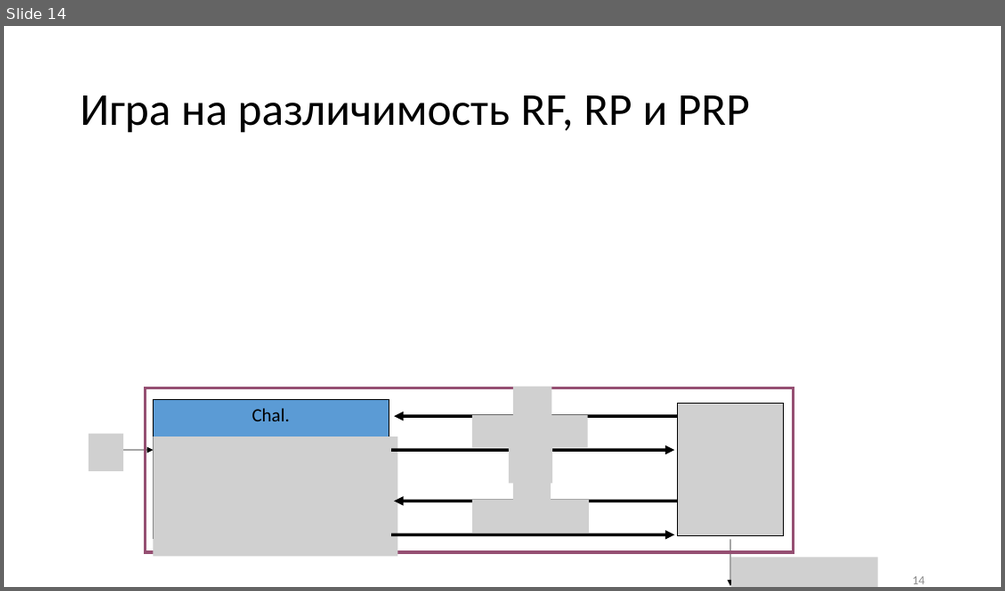
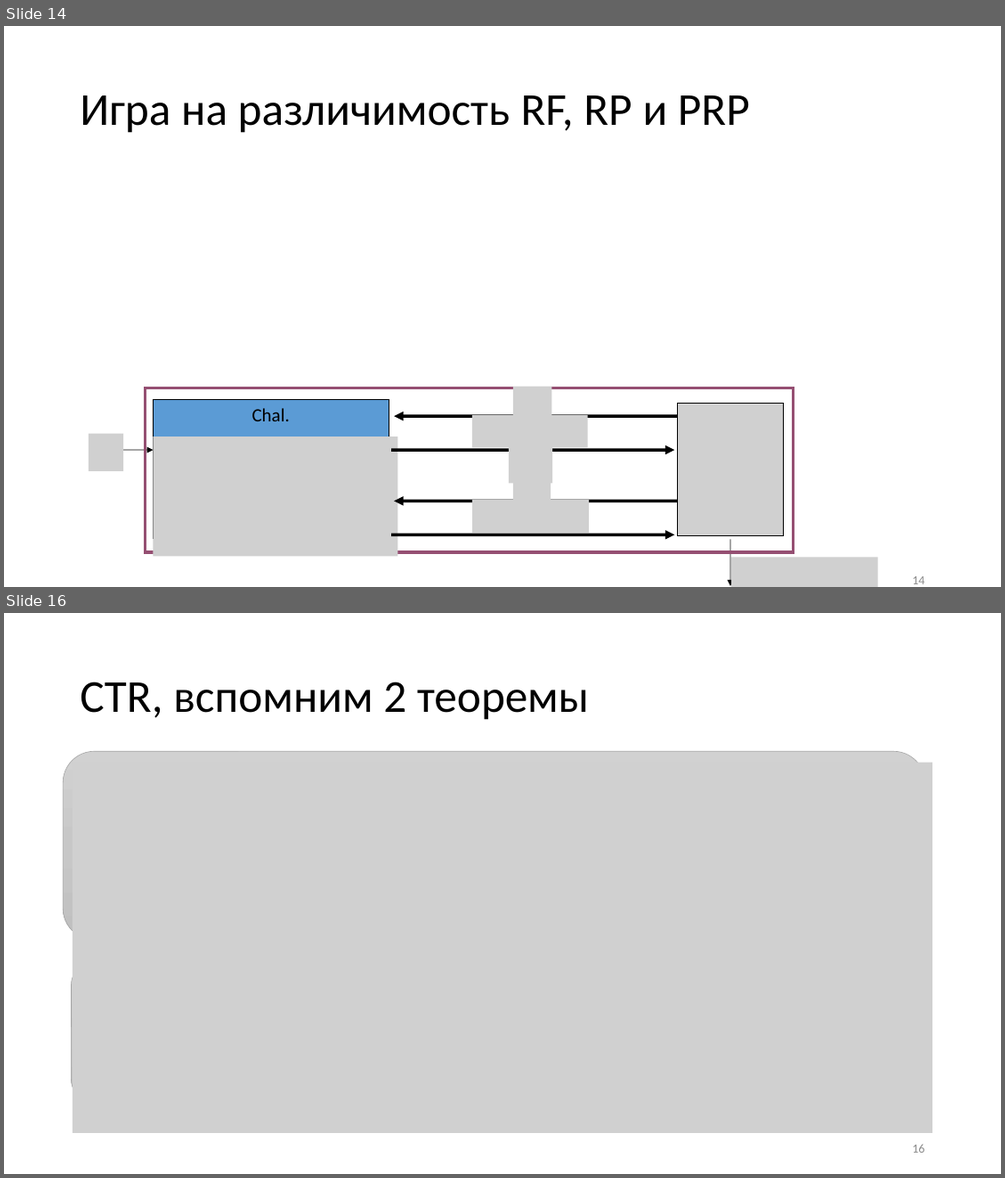
Before and after one commit to CryptoCourse/CryptoLectures, a slide deck: Lectures/Lecture6.pptx. Shown one above the other, each under a label of ours: slide 14 before the commit, slides 14 and 16 after it; the slides between them are not shown. The pictures are 1005x591 and 1005x1178 pixels, drawn with LibreOffice and Linux fonts; fonts in the diff are those of the drawing; grey boxes stand for pictures. Boxes give left, top, right and bottom in pixels: in the first picture for what was removed or moved away, otherwise in the second. Text is boxed around its words. In the diff, an @@ line names an element or a change of style, - is before the commit and + after.

```diff
--- a/Lectures/Lecture6.pptx
+++ b/Lectures/Lecture6.pptx
@@ slide 16 added at [4,613,1001,1174], background #FFFFFF @@
@@ title added at [80,682,589,720], 44 pt, text #000000 @@
+CTR, вспомним 2 теоремы
@@ rounded rectangle added at [63,751,925,940], fill gradient #D2D2D2 to #C8C8C8 to #C0C0C0, outline #A5A5A5 0.5 pt @@
@@ picture added at [73,763,933,1133] @@
@@ rounded rectangle added at [72,962,925,1102], fill gradient #D2D2D2 to #C8C8C8 to #C0C0C0, outline #A5A5A5 0.5 pt @@
@@ page number added at [912,1144,924,1152], 12 pt, text #8C8C8C @@
+16
```
Also in this commit, not shown: 23 other slides added.
